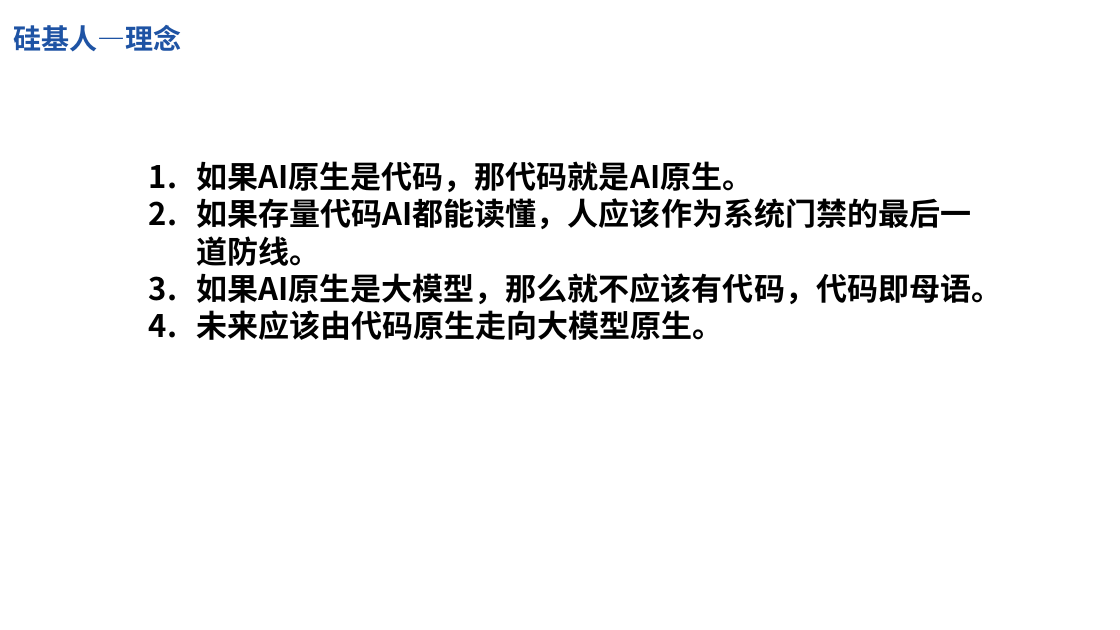
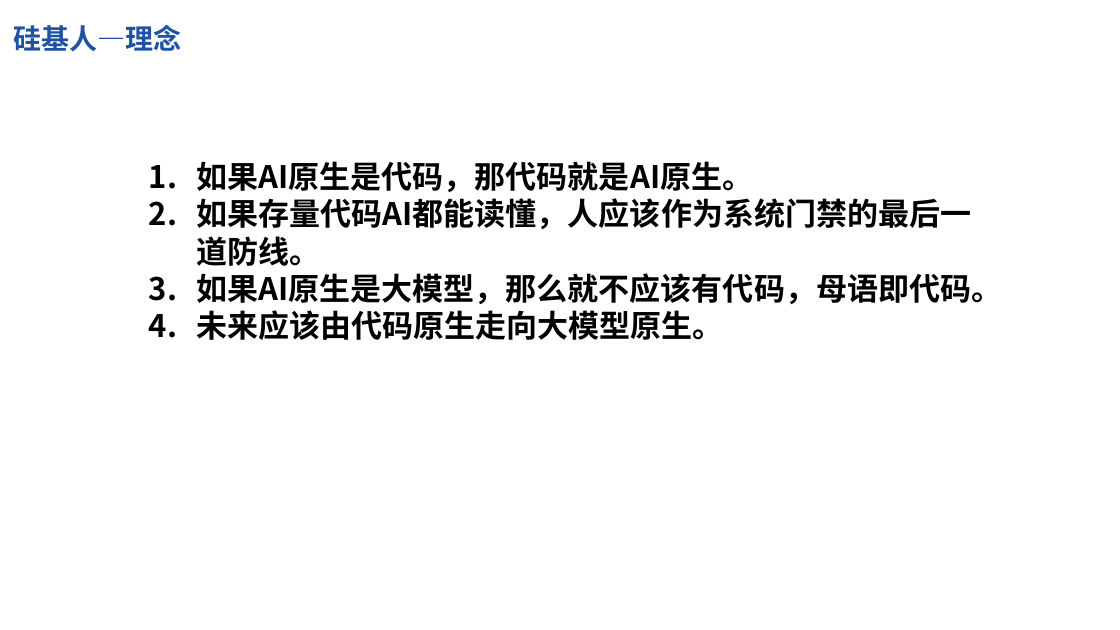
Before and after one commit to smancode/sman, a slide deck: slide 19 of docs/硅基人1.0.pptx. Drawn at 1120x630 pixels with LibreOffice and Linux fonts; fonts in the diff are those of the drawing. Boxes give left, top, right and bottom in pixels: in the first picture for what was removed or moved away, otherwise in the second. Text is boxed around its words. In the diff, an @@ line names an element or a change of style, - is before the commit and + after.

Commit message:
修改定位

```diff
--- a/docs/硅基人1.0.pptx
+++ b/docs/硅基人1.0.pptx
@@ text at [196, 273, 1002, 304]: text changed @@
-3. 如果AI原生是大模型，那么就不应该有代码，代码即母语。
+3. 如果AI原生是大模型，那么就不应该有代码，母语即代码。
```
